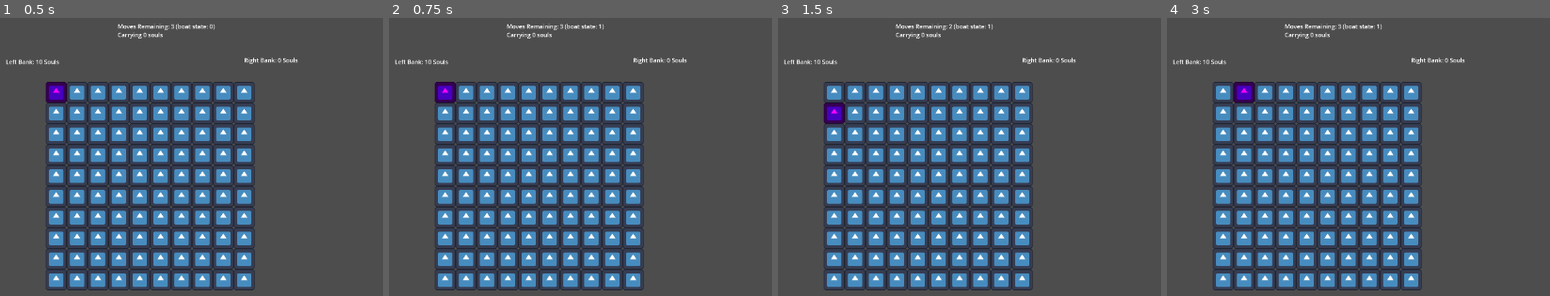
Above: before the commit, frames 1-4 (left to right).
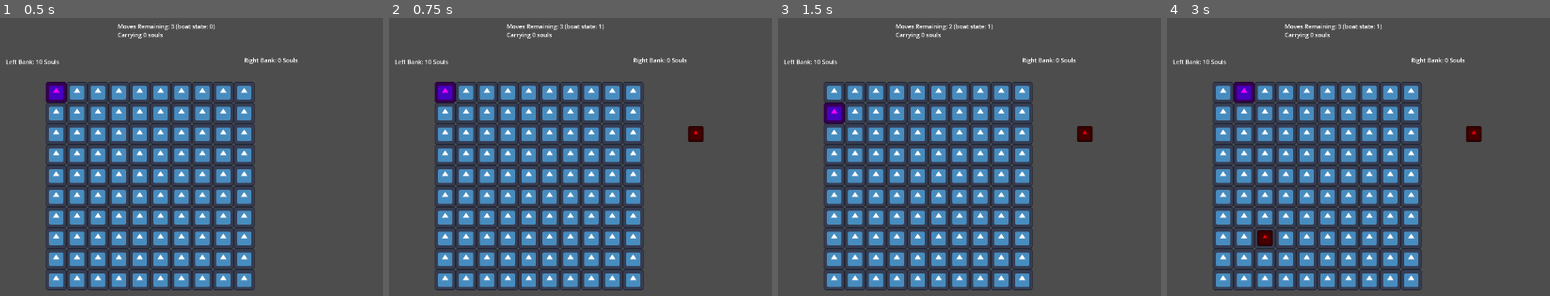
Above: after the commit, the same moments.

Repository: tmrupp/LD53
Game: Godot game, scene res://main.tscn
Two runs of this game, one before a commit and one after it. Both use one fixed random seed, a clock stepped at 60 frames per second and the inputs below. The engine's default icon, where the game draws it, is replaced by a stand-in: a white triangle on a blue panel in a dark square.
Inputs (mouse positions are in pixels of both pictures, inside the frame that each line leads up to):
- Up to frame 1 (0.5 s): no input
- Up to frame 2 (0.75 s): tap Enter at 0.5 s; move the mouse to (695, 137) at 0.52 s; hold Right (MoveRight) from 0.53 s (still down); hold Space (CollectSouls) from 0.53 s (still down); click (695, 137) at 0.67 s
- Up to frame 3 (1.5 s): move the mouse to (outside the picture) at 1.27 s; release Right (MoveRight) at 1.28 s; release Space (CollectSouls) at 1.28 s; hold Down (MoveDown) from 1.28 s (still down); tap Shift (DropSouls) at 1.35 s
- Up to frame 4 (3 s): tap Enter at 2 s; move the mouse to (1381, 65) at 2.02 s; release Down (MoveDown) at 2.03 s; hold Right (MoveRight) 2.03-2.78 s; hold Space (CollectSouls) 2.03-2.78 s; move the mouse to (1270, 243) at 2.77 s; hold Up (MoveUp) from 2.78 s (still down); tap Shift (DropSouls) at 2.85 s; click (1270, 243) at 2.92 s

Frame 1 is identical in both runs. In frame 2, 0.2% of the frame differs, in the area x 78-83%, y 38-45%; in frame 3, 0.2%; in frame 4, 0.5%, in the area x 23-83%, y 38-83%.
Error before the commit: Parse Error: Could not find type "Player" in the current scope. (res://unit.gd:34)

Commit message:
define Player class name

Diff:
--- a/Player.gd
+++ b/Player.gd
@@ -1,4 +1,6 @@
 extends Node2D
+
+class_name Player
 
 @onready var river:Node = $"../River"
 @onready var riverbanks:Node = $"../River/Riverbanks"
